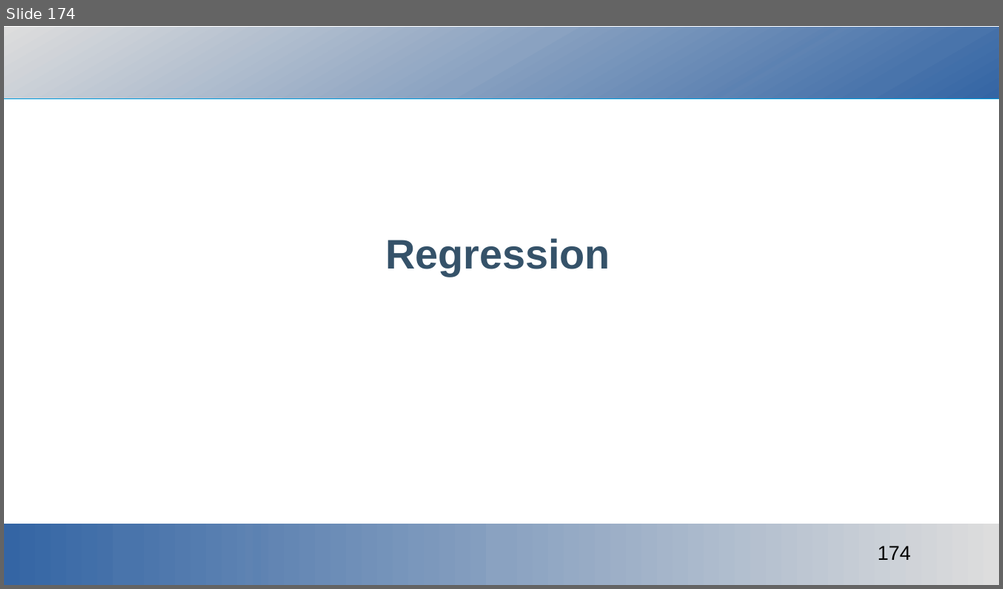
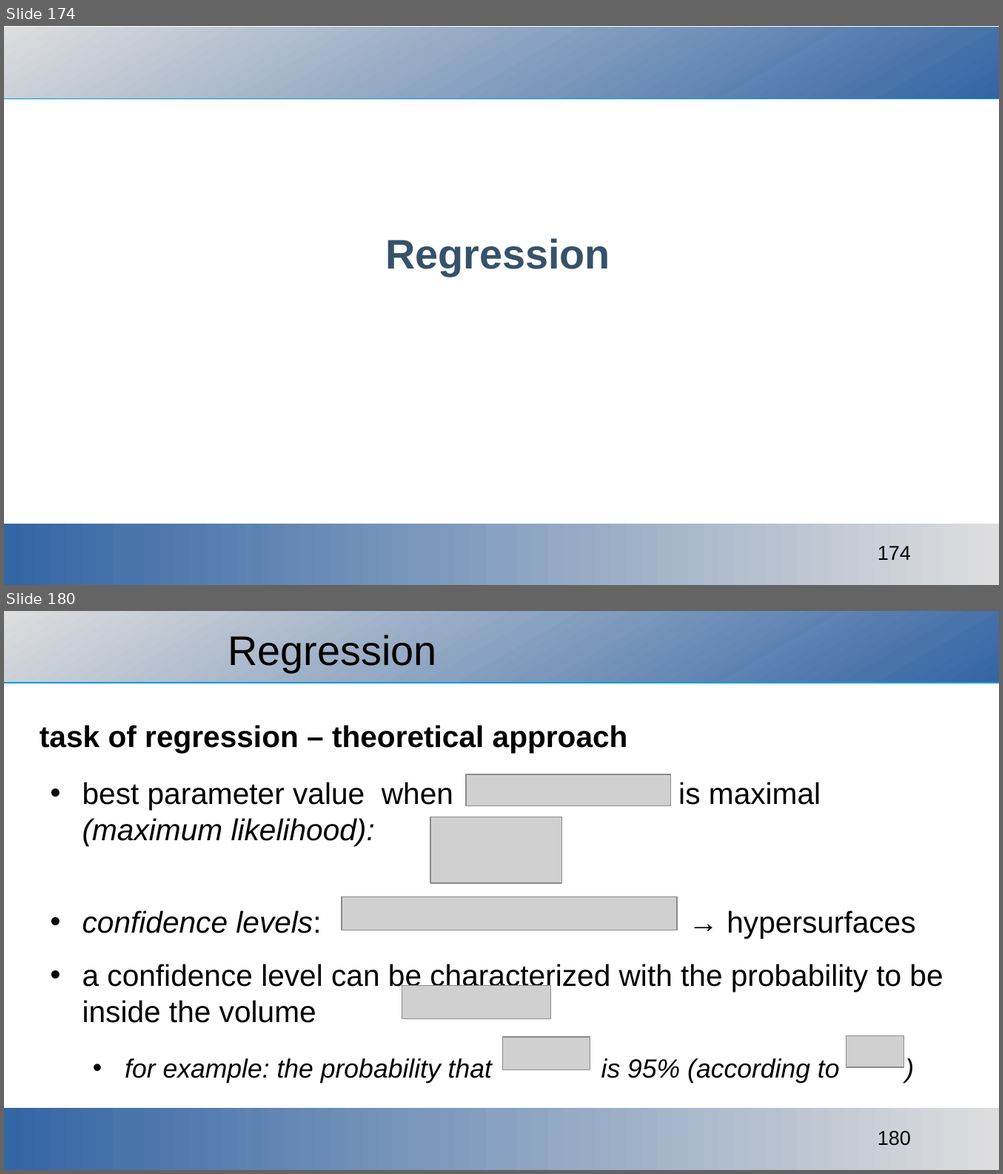
Before and after one commit to ajakovac/ML-in-Practice-I, a slide deck: ML in practice.odp. Shown one above the other, each under a label of ours: slide 174 before the commit, slides 174 and 180 after it; the slides between them are not shown. The pictures are 1003x589 and 1003x1174 pixels, drawn with LibreOffice and Linux fonts; fonts in the diff are those of the drawing; grey boxes stand for pictures; background and template pictures are left out. Boxes give left, top, right and bottom in pixels: in the first picture for what was removed or moved away, otherwise in the second. Text is boxed around its words. In the diff, an @@ line names an element or a change of style, - is before the commit and + after.

Commit message:
regression, probability methods

```diff
--- a/ML in practice.odp
+++ b/ML in practice.odp
@@ slide 180 added at (x1=4, y1=611, x2=999, y2=1170), background #FFFFFF; not listed: 1 template element that a slide beside it also shows @@
@@ rectangle added at (x1=4, y1=611, x2=999, y2=682), fill gradient #DDDDDD to #DADBDC to #D8D9DB to #D5D7DA to #D2D5D9 to #D0D3D8 @@
@@ title added at (x1=227, y1=635, x2=437, y2=672), 33 pt, text #000000 @@
+Regression
@@ text added at (x1=40, y1=725, x2=942, y2=1084), 24 pt, text #000000 @@
+task of regression – theoretical approach
+• best parameter value when is maximal (maximum likelihood):
+• confidence levels: → hypersurfaces
+• a confidence level can be characterized with the probability to be inside the volume
+  • for example: the probability that is 95% (according to )
@@ picture added at (x1=466, y1=775, x2=671, y2=806) @@
@@ picture added at (x1=430, y1=817, x2=562, y2=883) @@
@@ picture added at (x1=341, y1=897, x2=677, y2=931) @@
@@ picture added at (x1=402, y1=985, x2=551, y2=1019) @@
@@ picture added at (x1=502, y1=1037, x2=590, y2=1071) @@
@@ picture added at (x1=846, y1=1036, x2=904, y2=1068) @@
@@ rectangle added at (x1=4, y1=1108, x2=999, y2=1170), fill gradient #DDDDDD to #DADBDC to #D8D9DB to #D5D7DA to #D2D5D9 to #D0D3D8 @@
```
Also in this commit, not shown: 5 slides changed, 47 other slides added, 2 slides removed, 23 other files.
